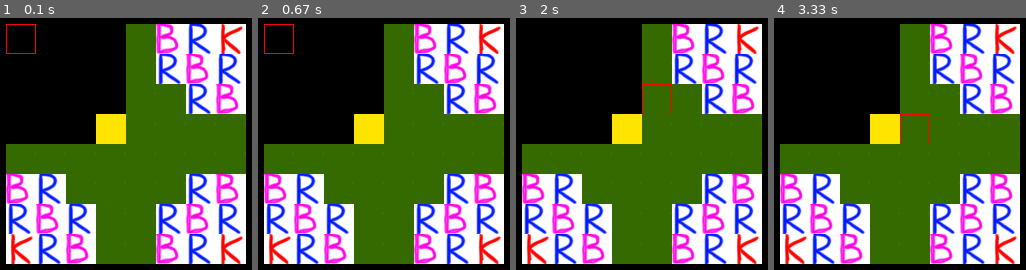
Above: before the commit, frames 1-4 (left to right).
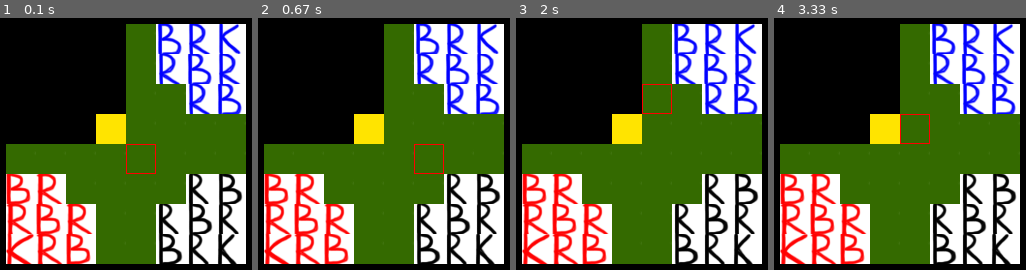
Above: after the commit, the same moments.

Repository: Ferraronp/PygameProject
Game: pygame game, started from main.py
Two runs of this game, one before a commit and one after it. Both use one fixed random seed, a clock stepped at 60 frames per second and the inputs below.
Inputs (mouse positions are in pixels of both pictures, inside the frame that each line leads up to):
- Up to frame 1 (0.1 s): no input
- Up to frame 2 (0.67 s): hold Enter from 0.33 s (still down); hold Right from 0.33 s (still down)
- Up to frame 3 (2 s): release Enter at 0.8 s; release Right at 0.8 s; click (636, 138) at 0.88 s; hold Right 1.17-1.63 s; hold Up 1.67-1.97 s
- Up to frame 4 (3.33 s): hold Right 2-2.47 s; hold Left 2.5-3.03 s; hold Down from 3.07 s (still down)

The runs differ from the first frame. In frame 1, 18% of the frame differs, in the area x 2-97%, y 2-98%; in frame 2, 18%; in frame 3, 17%; in frame 4, 17%.

Commit message:
Killing and moving piece

Diff:
--- a/main.py
+++ b/main.py
@@ -1,6 +1,8 @@
 import sys
 import os
 from pprint import pprint
+from random import randrange
+
 import pygame
 COLORS = ["red", "blue", "black"]
 left = 10
@@ -58,57 +60,83 @@
     def __init__(self, level, players):
         """players - количество игроков от 2 до 3"""
         self.board = level
+        self.boardpiece = [[]]
         self.players = ["red", "blue", "black"][:players]
-        self.hod = 0
+        self.playerslive = self.players[::]
+        self.hod = randrange(0, players)
         self.kolvo = players
-        self.left = 10
-        self.top = 10
+        self.left = left
+        self.top = top
         self.cell_size = tile_width
         for y in range(len(self.board)):
             for x in range(len(self.board[y])):
-                if self.board[y][x] in ['7', '8', '9'] and players == 2:
+                if self.board[y][x] in ['6', '7', '8'] and self.kolvo == 2:
                     self.board[y][x] = '.'
+                    self.boardpiece[y] += [None]
                 if self.board[y][x] == 'x':
+                    self.boardpiece[y] += [None]
                     continue
                 if self.board[y][x] == '@':
                     Tile("gold", x, y)
+                    self.boardpiece[y] += [None]
                 elif self.board[y][x] == '.':
+                    self.boardpiece[y] += [None]
                     Tile("empty", x, y)
                 elif self.board[y][x] == '#':
+                    self.boardpiece[y] += [None]
                     Tile("empty", x, y)
                     # Класс с деревом
                 elif int(self.board[y][x]) % 3 == 0:
                     Tile("empty", x, y)
-                    King(COLORS[(int(self.board[y][x])) // 3], x, y)
+                    self.boardpiece[y] += [King(COLORS[(int(self.board[y][x])) // 3], x, y)]
                 elif int(self.board[y][x]) % 3 == 1:
                     Tile("empty", x, y)
-                    Rook(COLORS[(int(self.board[y][x])) // 3], x, y)
+                    self.boardpiece[y] += [Rook(COLORS[(int(self.board[y][x])) // 3], x, y)]
                 elif int(self.board[y][x]) % 3 == 2:
                     Tile("empty", x, y)
-                    Bishop(COLORS[(int(self.board[y][x])) // 3], x, y)
+                    self.boardpiece[y] += [Bishop(COLORS[(int(self.board[y][x])) // 3], x, y)]
+            self.boardpiece += [[]]
 
     def render(self):
-        for i in range(len(self.board)):
+        '''for i in range(len(self.board)):
             for j in range(len(self.board[i])):
-                '''pygame.draw.rect(screen, "white", (left + i * self.cell_size,
+                pygame.draw.rect(screen, "white", (left + i * self.cell_size,
                                                    top + j * self.cell_size,
                                                    self.cell_size,
                                                    self.cell_size), width=1)'''
+        for cell in kill_cells:
+            pygame.draw.line(screen, "red",
+                             (self.left + cell[0] * self.cell_size + 3,
+                              self.top + cell[1] * self.cell_size + 4),
+                             (self.left + cell[0] * self.cell_size + self.cell_size - 5,
+                              self.top + cell[1] * self.cell_size + self.cell_size - 4), 2)
+
+            pygame.draw.line(screen, "red",
+                             (self.left + cell[0] * self.cell_size + 3,
+                              self.top + cell[1] * self.cell_size + self.cell_size - 3),
+                             (self.left + cell[0] * self.cell_size + self.cell_size - 4,
+                              self.top + cell[1] * self.cell_size + 4), 2)
+
+        for cell in move_cells:
+            pygame.draw.circle(screen, "green",
+                               (self.left + cell[0] * self.cell_size + self.cell_size // 2,
+                                self.top + cell[1] * self.cell_size + self.cell_size // 2),
+                               self.cell_size // 2 - 3, 2)
+
         pygame.draw.rect(screen, "red", (self.left + selected_cell[0] * self.cell_size,
-                                           self.top + selected_cell[1] * self.cell_size,
-                                           self.cell_size,
-                                           self.cell_size), width=1)
-        pygame.draw.rect(screen, "green", (self.left + chosen_cell[0] * self.cell_size,
-                                         self.top + chosen_cell[1] * self.cell_size,
+                                         self.top + selected_cell[1] * self.cell_size,
                                          self.cell_size,
                                          self.cell_size), width=1)
+        if chosen_cell:
+            pygame.draw.rect(screen, "green", (self.left + chosen_cell[0] * self.cell_size + 1,
+                                               self.top + chosen_cell[1] * self.cell_size + 1,
+                                               self.cell_size - 2,
+                                               self.cell_size - 2), width=1)
 
     def get_click(self, pos):
         cell = self.get_cell(pos)
         global selected_cell
-        if cell is None:
-            selected_cell = [0, 0]
-        else:
+        if not (cell is None or self.board[cell[0]][cell[1]] == 'x'):
             selected_cell = list(cell)
 
     def get_cell(self, pos):
@@ -118,10 +146,67 @@
             return x, y
         return None
 
+    def moved_cells(self):
+        return self.boardpiece[chosen_cell[1]][chosen_cell[0]].can_move()
+
+    def move_piece(self):
+        global chosen_cell, move_cells, kill_cells
+
+        if type(self.boardpiece[selected_cell[1]][selected_cell[0]]) in [Rook, Bishop]:
+            self.boardpiece[selected_cell[1]][selected_cell[0]].kill()
+        if type(self.boardpiece[selected_cell[1]][selected_cell[0]]) is King:
+            if self.boardpiece[selected_cell[1]][selected_cell[0]].color == "red":
+                del self.playerslive[self.playerslive.index("red")]
+                for sprite in red_piece_sprites:
+                    self.boardpiece[sprite.y][sprite.x] = None
+                    self.board[sprite.y][sprite.x] = '.'
+                    sprite.kill()
+            elif self.boardpiece[selected_cell[1]][selected_cell[0]].color == "blue":
+                del self.playerslive[self.playerslive.index("blue")]
+                for sprite in blue_piece_sprites:
+                    self.boardpiece[sprite.y][sprite.x] = None
+                    self.board[sprite.y][sprite.x] = '.'
+                    sprite.kill()
+            elif self.boardpiece[selected_cell[1]][selected_cell[0]].color == "black":
+                del self.playerslive[self.playerslive.index("black")]
+                for sprite in black_piece_sprites:
+                    self.boardpiece[sprite.y][sprite.x] = None
+                    self.board[sprite.y][sprite.x] = '.'
+                    sprite.kill()
+            self.hod = self.playerslive.index(self.boardpiece[chosen_cell[1]][chosen_cell[0]].color)
+
+        f = self.board[chosen_cell[1]][chosen_cell[0]]
+        self.board[chosen_cell[1]][chosen_cell[0]] = '.'
+        self.board[selected_cell[1]][selected_cell[0]] = f
+
+        self.boardpiece[chosen_cell[1]][chosen_cell[0]].x = selected_cell[0]
+        self.boardpiece[chosen_cell[1]][chosen_cell[0]].y = selected_cell[1]
+        self.boardpiece[selected_cell[1]][selected_cell[0]] = self.boardpiece[chosen_cell[1]][chosen_cell[0]]
+        self.boardpiece[chosen_cell[1]][chosen_cell[0]].move()
+        self.boardpiece[chosen_cell[1]][chosen_cell[0]] = None
+        self.hod = (self.hod + 1) % len(self.playerslive)
+        chosen_cell = False
+        move_cells = []
+        kill_cells = []
+        # pprint(self.board)
+        # print("===========")
+        '''for i in range(len(self.boardpiece)):
+            for j in range(len(self.boardpiece[i])):
+                if self.boardpiece[i][j] is None:
+                    print("N", end=' ')
+                elif type(self.boardpiece[i][j]) is Rook:
+                    print("R", end=' ')
+                elif type(self.boardpiece[i][j]) is Bishop:
+                    print("B", end=' ')
+                elif type(self.boardpiece[i][j]) is King:
+                    print("K", end=' ')
+            print()
+        print("==============\n")'''
+
 
 class Tile(pygame.sprite.Sprite):
     def __init__(self, tile_type, x, y):
-        super().__init__(all_sprites)
+        super().__init__(all_sprites, tile_sprites)
         global tile_images
         self.image = tile_images[tile_type]
         self.rect = self.image.get_rect().move(
@@ -133,35 +218,125 @@
         """Общая форма создания фигур,
         color - цвет,
         (x, y) - координаты фигуры на поле"""
-        super().__init__(all_sprites)
+        if color == "red":
+            super().__init__(all_sprites, piece_sprites, red_piece_sprites)
+        elif color == "blue":
+            super().__init__(all_sprites, piece_sprites, blue_piece_sprites)
+        elif color == "black":
+            super().__init__(all_sprites, piece_sprites, black_piece_sprites)
         self.tree = tree
         self.color = color
+        self.numcolor = COLORS.index(self.color)
         self.x = x
         self.y = y
+
+    def can_move_like_rook(self):
+        move_cells = []
+        kill_cells = []
+        if chosen_cell[1] - 1 >= 0:
+            if board.board[chosen_cell[1] - 1][chosen_cell[0]].isdigit() and\
+                    int(board.board[chosen_cell[1] - 1][chosen_cell[0]]) // 3 != self.numcolor:
+                kill_cells += [[chosen_cell[0], chosen_cell[1] - 1]]
+            elif board.board[chosen_cell[1] - 1][chosen_cell[0]] in ["@", "."]:
+                move_cells += [[chosen_cell[0], chosen_cell[1] - 1]]
+
+        if chosen_cell[0] - 1 >= 0:
+            if board.board[chosen_cell[1]][chosen_cell[0] - 1].isdigit() and\
+                    int(board.board[chosen_cell[1]][chosen_cell[0] - 1]) // 3 != self.numcolor:
+                kill_cells += [[chosen_cell[0] - 1, chosen_cell[1]]]
+            elif board.board[chosen_cell[1]][chosen_cell[0] - 1] in ["@", "."]:
+                move_cells += [[chosen_cell[0] - 1, chosen_cell[1]]]
+
+        if chosen_cell[0] + 1 <= maximum[0]:
+            if board.board[chosen_cell[1]][chosen_cell[0] + 1].isdigit() and\
+                    int(board.board[chosen_cell[1]][chosen_cell[0] + 1]) // 3 != self.numcolor:
+                kill_cells += [[chosen_cell[0] + 1, chosen_cell[1]]]
+            elif board.board[chosen_cell[1]][chosen_cell[0] + 1] in ["@", "."]:
+                move_cells += [[chosen_cell[0] + 1, chosen_cell[1]]]
+
+        if chosen_cell[1] + 1 <= maximum[1]:
+            if board.board[chosen_cell[1] + 1][chosen_cell[0]].isdigit() and\
+                    int(board.board[chosen_cell[1] + 1][chosen_cell[0]]) // 3 != self.numcolor:
+                kill_cells += [[chosen_cell[0], chosen_cell[1] + 1]]
+            elif board.board[chosen_cell[1] + 1][chosen_cell[0]] in ["@", "."]:
+                move_cells += [[chosen_cell[0], chosen_cell[1] + 1]]
+        return move_cells, kill_cells
+
+    def can_move_like_bishop(self):
+        move_cells = []
+        kill_cells = []
+        if chosen_cell[1] - 1 >= 0 and chosen_cell[0] - 1 >= 0:
+            if board.board[chosen_cell[1] - 1][chosen_cell[0] - 1].isdigit() and\
+                    int(board.board[chosen_cell[1] - 1][chosen_cell[0] - 1]) // 3 != self.numcolor:
+                kill_cells += [[chosen_cell[0] - 1, chosen_cell[1] - 1]]
+            elif board.board[chosen_cell[1] - 1][chosen_cell[0] - 1] in ["@", "."]:
+                move_cells += [[chosen_cell[0] - 1, chosen_cell[1] - 1]]
+
+        if chosen_cell[1] - 1 >= 0 and chosen_cell[0] + 1 <= maximum[0]:
+            if board.board[chosen_cell[1] - 1][chosen_cell[0] + 1].isdigit() and \
+                    int(board.board[chosen_cell[1] - 1][chosen_cell[0] + 1]) // 3 != self.numcolor:
+                kill_cells += [[chosen_cell[0] + 1, chosen_cell[1] - 1]]
+            elif board.board[chosen_cell[1] - 1][chosen_cell[0] + 1] in ["@", "."]:
+                move_cells += [[chosen_cell[0] + 1, chosen_cell[1] - 1]]
+
+        if chosen_cell[1] + 1 <= maximum[1] and chosen_cell[0] - 1 >= 0:
+            if board.board[chosen_cell[1] + 1][chosen_cell[0] - 1].isdigit() and \
+                    int(board.board[chosen_cell[1] + 1][chosen_cell[0] - 1]) // 3 != self.numcolor:
+                kill_cells += [[chosen_cell[0] - 1, chosen_cell[1] + 1]]
+            elif board.board[chosen_cell[1] + 1][chosen_cell[0] - 1] in ["@", "."]:
+                move_cells += [[chosen_cell[0] - 1, chosen_cell[1] + 1]]
+
+        if chosen_cell[1] + 1 <= maximum[1] and chosen_cell[0] + 1 <= maximum[0]:
+            if board.board[chosen_cell[1] + 1][chosen_cell[0] + 1].isdigit() and \
+                    int(board.board[chosen_cell[1] + 1][chosen_cell[0] + 1]) // 3 != self.numcolor:
+                kill_cells += [[chosen_cell[0] + 1, chosen_cell[1] + 1]]
+            elif board.board[chosen_cell[1] + 1][chosen_cell[0] + 1] in ["@", "."]:
+                move_cells += [[chosen_cell[0] + 1, chosen_cell[1] + 1]]
+        return move_cells, kill_cells
+
+    def move(self):
+        self.rect = self.image.get_rect().move(
+            tile_width * self.x + left, tile_height * self.y + top)
 
 
 class King(Piece):
     def __init__(self, color, x, y, tree=False):
         super().__init__(color, x, y, tree)
-        self.image = load_image("king.png")
+        imagename = "king_" + self.color + ".png"
+        self.image = load_image(imagename)
         self.rect = self.image.get_rect().move(
-            tile_width * x + left, tile_height * y + top)
+            tile_width * self.x + left, tile_height * self.y + top)
+
+    def can_move(self):
+        move_cells1, kill_cells1 = self.can_move_like_bishop()
+        move_cells2, kill_cells2 = self.can_move_like_rook()
+        return move_cells1 + move_cells2, kill_cells1 + kill_cells2
 
 
 class Rook(Piece):
     def __init__(self, color, x, y, tree=False):
         super().__init__(color, x, y, tree)
-        self.image = load_image("rook.png")
+        imagename = "rook_" + self.color + ".png"
+        self.image = load_image(imagename)
         self.rect = self.image.get_rect().move(
-            tile_width * x + left, tile_height * y + top)
+            tile_width * self.x + left, tile_height * self.y + top)
+
+    def can_move(self):
+        move_cells, kill_cells = self.can_move_like_rook()
+        return move_cells, kill_cells
 
 
 class Bishop(Piece):
     def __init__(self, color, x, y, tree=False):
         super().__init__(color, x, y, tree)
-        self.image = load_image("bishop.png")
+        imagename = "bishop_" + self.color + ".png"
+        self.image = load_image(imagename)
         self.rect = self.image.get_rect().move(
-            tile_width * x + left, tile_height * y + top)
+            tile_width * self.x + left, tile_height * self.y + top)
+
+    def can_move(self):
+        move_cells, kill_cells = self.can_move_like_bishop()
+        return move_cells, kill_cells
 
 
 def generate_level(level):
@@ -187,6 +362,7 @@
 
 pygame.init()
 pygame.font.init()
+pygame.joystick.init()
 
 tile_width = tile_height = 30
 size = width, height = 400, 400
@@ -198,17 +374,25 @@
 }
 
 all_sprites = pygame.sprite.Group()
-selected_cell = [0, 0]
+tile_sprites = pygame.sprite.Group()
+piece_sprites = pygame.sprite.Group()
+
+red_piece_sprites = pygame.sprite.Group()
+blue_piece_sprites = pygame.sprite.Group()
+black_piece_sprites = pygame.sprite.Group()
+
 level = load_level("map1.txt")
+selected_cell = list(map(lambda x: x // 2 + 1, maximum))
 board = Board(level, 3)
+board.hod = 1
 generate_level(level)
-chosen_cell = [-5, -5]
-
-pygame.joystick.init()
-joysticks = [pygame.joystick.Joystick(x) for x in range(pygame.joystick.get_count())]
+chosen_cell = False
+move_cells = []
+kill_cells = []
 
 running = True
 while running:
+    joysticks = [pygame.joystick.Joystick(x) for x in range(pygame.joystick.get_count())]
     for event in pygame.event.get():
         if event.type == pygame.QUIT:
             running = False
@@ -243,12 +427,19 @@
             if check_selected_cell():
                 if level[selected_cell[0]][selected_cell[1]] == "x":
                     selected_cell[1] += 1
-        if ((event.type == pygame.JOYBUTTONDOWN and event.button == 0) or
-                (event.type == pygame.KEYDOWN and event.key == 13)) and\
-                level[selected_cell[0]][selected_cell[1]] != 'x':
-            chosen_cell = selected_cell[::]
+        if ((event.type == pygame.JOYBUTTONDOWN and event.button == 1) or
+                (event.type == pygame.KEYDOWN and event.key == 13)):
+            if not (board.boardpiece[selected_cell[1]][selected_cell[0]] is None) and \
+                    board.boardpiece[selected_cell[1]][selected_cell[0]].color == board.playerslive[board.hod]:
+                '''if board.board[selected_cell[1]][selected_cell[0]].isdigit() and\\
+                                    int(board.board[selected_cell[1]][selected_cell[0]]) // 3 == board.hod:'''
+                chosen_cell = selected_cell[::]
+                move_cells, kill_cells = board.moved_cells()
+            elif selected_cell in move_cells or selected_cell in kill_cells:
+                board.move_piece()
     screen.fill((0, 0, 0))
-    all_sprites.draw(screen)
+    tile_sprites.draw(screen)
+    piece_sprites.draw(screen)
     board.render()
     pygame.display.flip()
 terminate()
Binary file added: data/bishop_black.png
Binary file added: data/bishop_blue.png
Binary file added: data/bishop_red.png
Binary file added: data/king_black.png
Binary file added: data/king_blue.png
Binary file added: data/king_red.png
Binary file added: data/rook_black.png
Binary file added: data/rook_blue.png
Binary file added: data/rook_red.png
